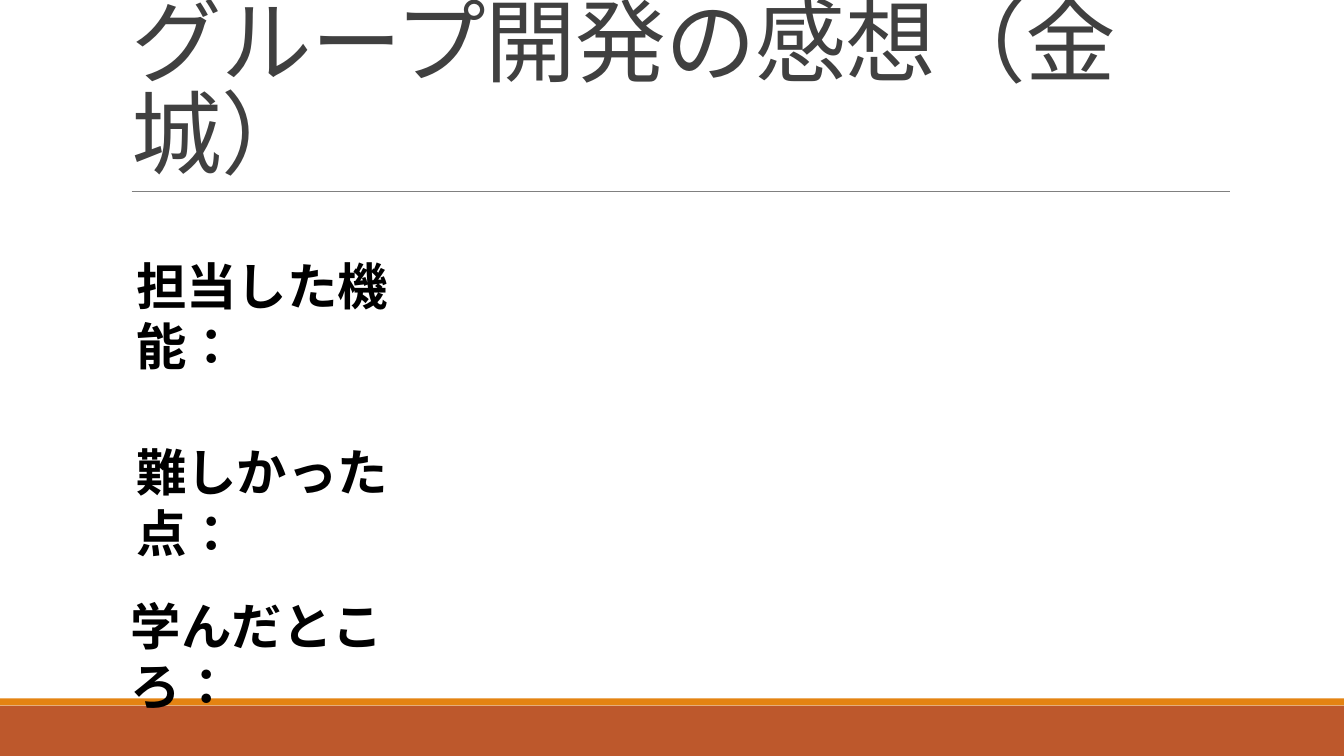
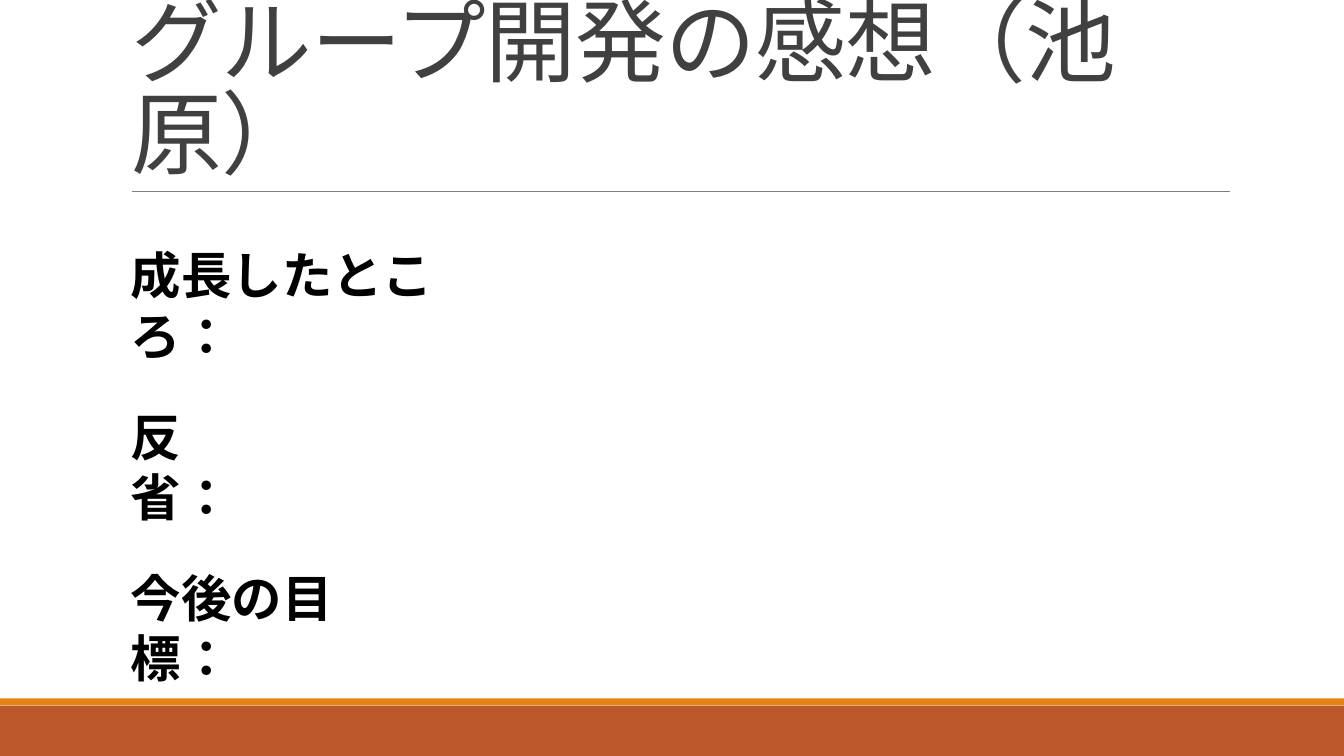
Before and after one commit to ShunjiYamamoto/groupA, a slide deck: slide 12 of 9.発表資料/グループ開発_Aグループ発表資料.pptx (slide 13 before the commit). Drawn at 1344x756 pixels with LibreOffice and Linux fonts; fonts in the diff are those of the drawing. Boxes give left, top, right and bottom in pixels: in the first picture for what was removed or moved away, otherwise in the second. Text is boxed around its words. In the diff, an @@ line names an element or a change of style, - is before the commit and + after.

```diff
--- a/9.発表資料/グループ開発_Aグループ発表資料.pptx
+++ b/9.発表資料/グループ開発_Aグループ発表資料.pptx
@@ title at <box>131,0,1116,176</box>: text changed @@
-グループ開発の感想（金城）
+グループ開発の感想（池原）
@@ text at <box>131,251,433,358</box>: text changed @@
-担当した機能：
+成長したところ：
@@ text at <box>131,415,232,521</box>: text changed @@
-難しかった点：
+反省：
@@ text at <box>131,574,333,682</box>: text changed @@
-学んだところ：
+今後の目標：
```
Also in this commit, not shown: 4 other slides changed, 1 slide added, 1 slide removed.
